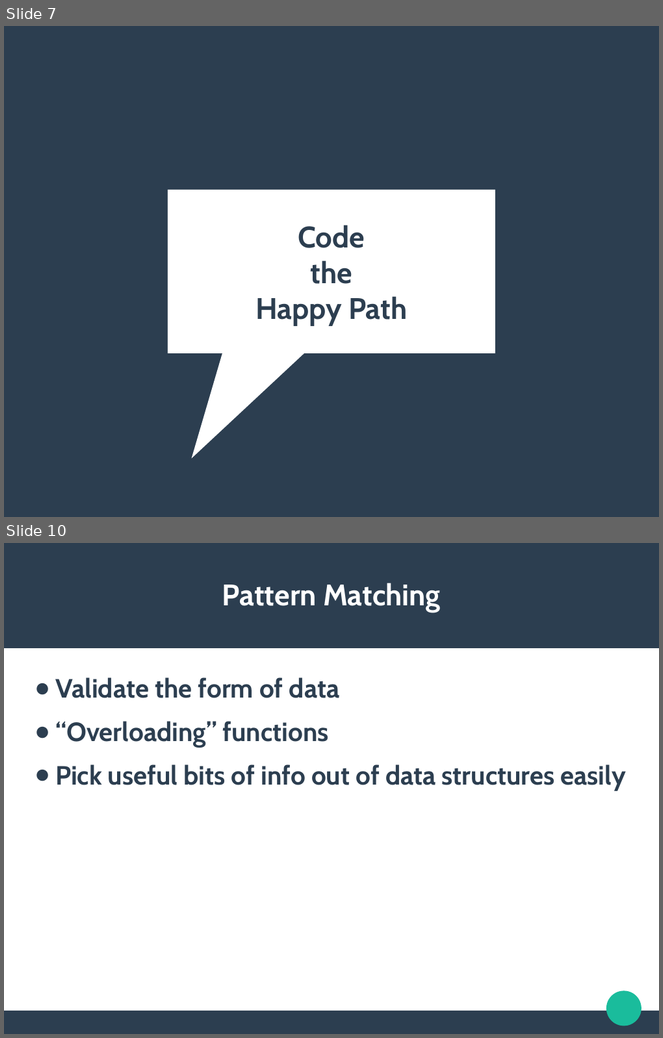
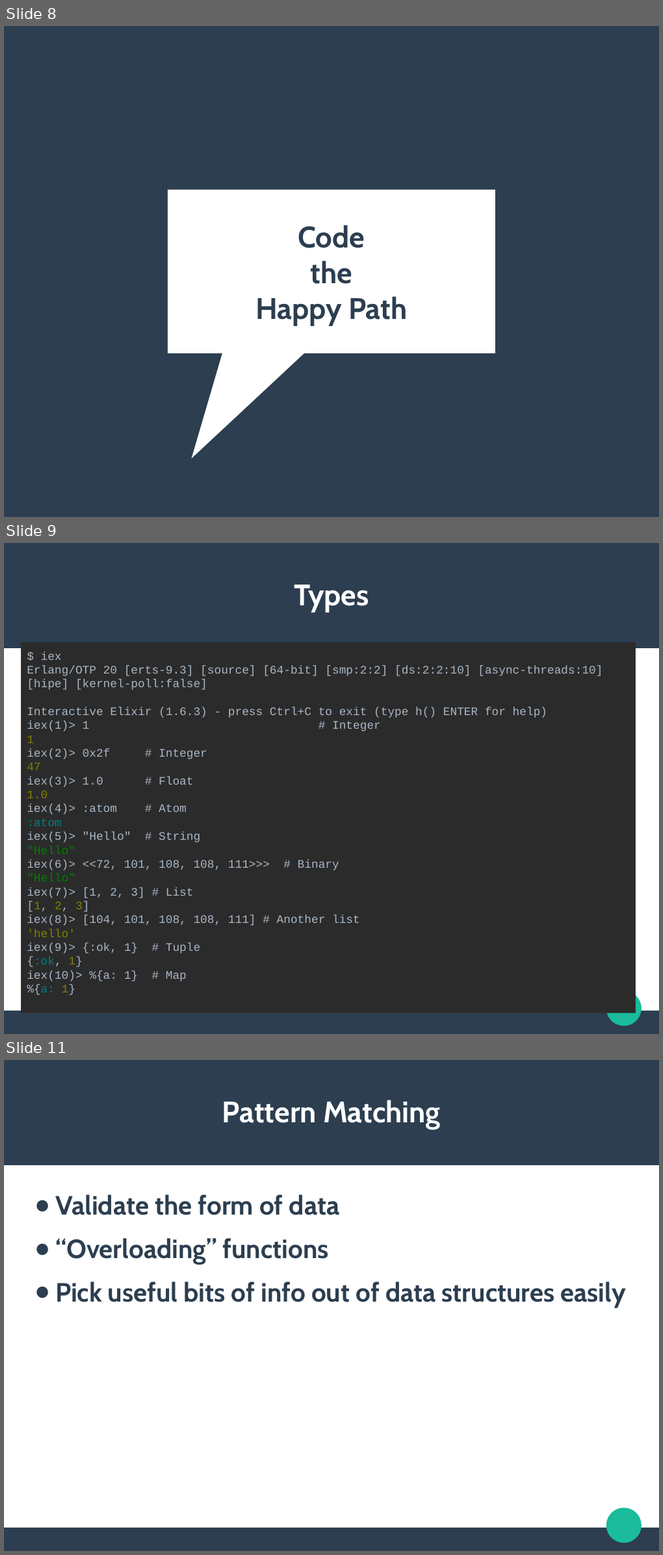
Before and after one commit to cedmans/elixir-intro-benkyokai, a slide deck: Elixir Presentation.pptx. Shown one above the other, each under a label of ours: slides 7 and 10 before the commit, slides 8, 9 and 11 after it; the slides between them are not shown. The pictures are 663x1038 and 663x1555 pixels, drawn with LibreOffice and Linux fonts; fonts in the diff are those of the drawing. Boxes give left, top, right and bottom in pixels: in the first picture for what was removed or moved away, otherwise in the second. Text is boxed around its words. In the diff, an @@ line names an element or a change of style, - is before the commit and + after.

Commit message:
Update Elixir presentation

```diff
--- a/Elixir Presentation.pptx
+++ b/Elixir Presentation.pptx
@@ slide 9 added at <box>4,543,659,1034</box>, background #FFFFFF; not listed: 3 template elements that a slide beside it also shows @@
@@ text added at <box>294,585,369,613</box>, 36 pt, text #FFFFFF, bold @@
+Types
@@ rectangle added at <box>22,643,636,1014</box>, fill #2B2B2B, 14 pt, text #A9B7C6 @@
+$ iex
+Erlang/OTP 20 [erts-9.3] [source] [64-bit] [smp:2:2] [ds:2:2:10] [async-threads:10] [hipe] [kernel-poll:false]
+Interactive Elixir (1.6.3) - press Ctrl+C to exit (type h() ENTER for help)
+iex(1)> 1 # Integer
+1
+iex(2)> 0x2f # Integer
+47
+iex(3)> 1.0 # Float
+1.0
+iex(4)> :atom # Atom
+:atom
+iex(5)> "Hello" # String
+"Hello"
+iex(6)> <<72, 101, 108, 108, 111>>> # Binary
+"Hello"
+iex(7)> [1, 2, 3] # List
+[1, 2, 3]
+iex(8)> [104, 101, 108, 108, 111] # Another list
+'hello'
+iex(9)> {:ok, 1} # Tuple
+{:ok, 1}
+iex(10)> %{a: 1} # Map
+%{a: 1}
@@ what was slide 7 is now slide 8 @@
@@ what was slide 10 is now slide 11 @@
```
Also in this commit, not shown: 5 slides changed, 2 other slides added, 2 slides removed.
